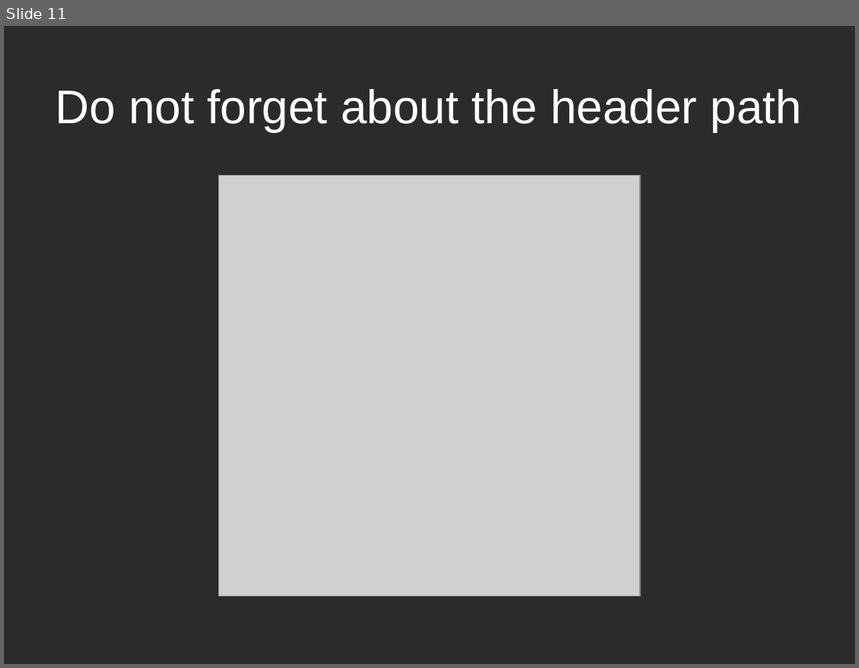
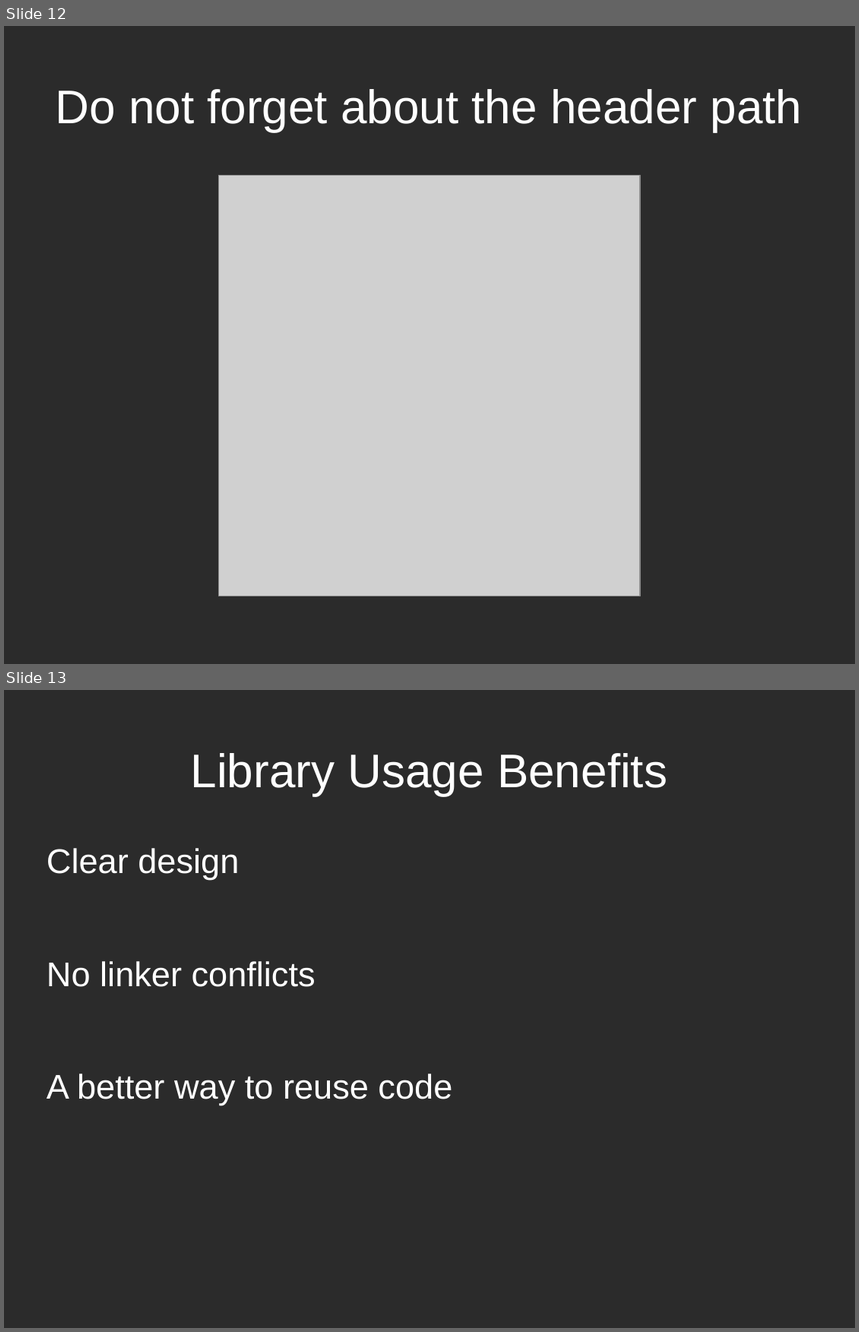
Before and after one commit to dodikk/iContinuousIntegration-slides, a slide deck: ciPresentation.odp. Shown one above the other, each under a label of ours: slide 11 before the commit, slides 12 and 13 after it. The pictures are 859x668 and 859x1332 pixels, drawn with LibreOffice and Linux fonts; fonts in the diff are those of the drawing; grey boxes stand for pictures; background and template pictures are left out; a plain dark background stands for a picture behind light text. Boxes give left, top, right and bottom in pixels: in the first picture for what was removed or moved away, otherwise in the second. Text is boxed around its words. In the diff, an @@ line names an element or a change of style, - is before the commit and + after.

```diff
--- a/ciPresentation.odp
+++ b/ciPresentation.odp
@@ slide 13 added at <box>4,690,855,1328</box>, background picture (left out) @@
@@ title added at <box>191,753,667,796</box>, 44 pt, text #FFFFFF @@
+Library Usage Benefits
@@ text added at <box>47,848,452,1106</box>, 32 pt, text #FFFFFF @@
+Clear design
+No linker conflicts
+A better way to reuse code
@@ what was slide 11 is now slide 12 @@
```
Also in this commit, not shown: 22 other slides added, 1 slide removed, 1 other file.
